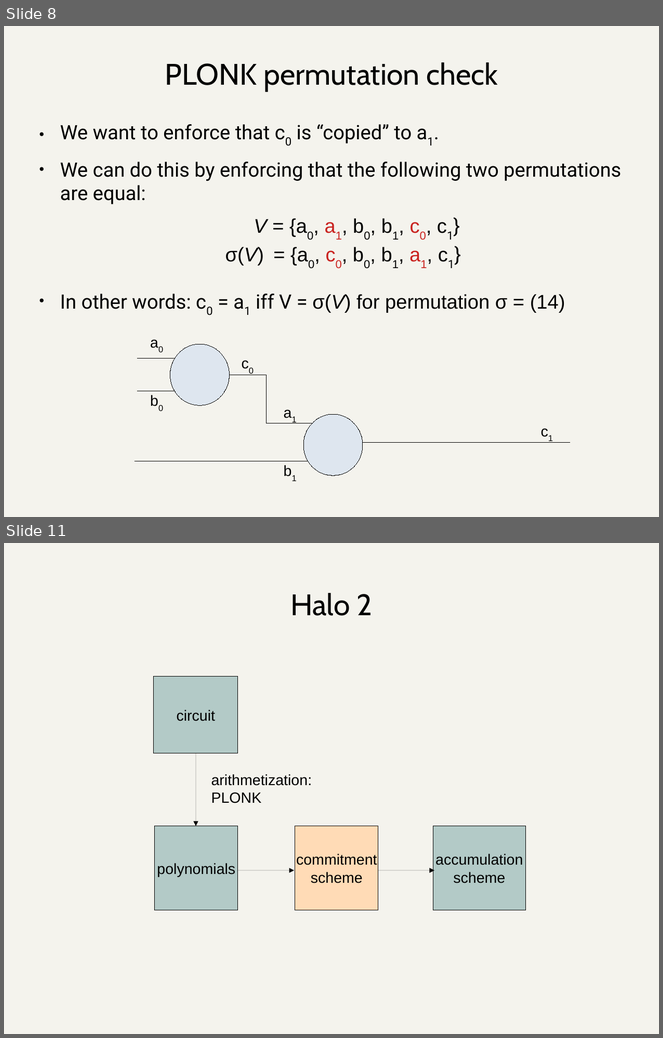
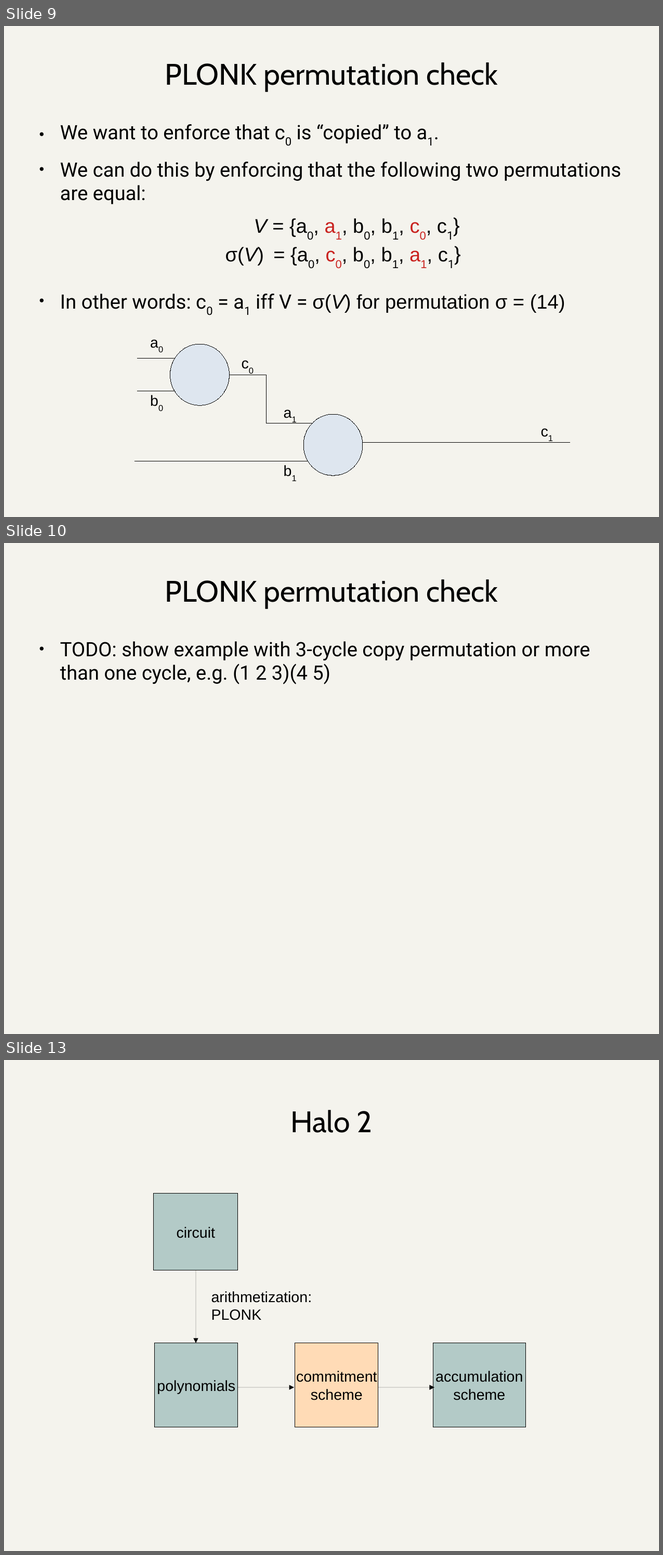
Before and after one commit to daira/halographs, a slide deck: deepdive.odp. Shown one above the other, each under a label of ours: slides 8 and 11 before the commit, slides 9, 10 and 13 after it; the slides between them are not shown. The pictures are 663x1038 and 663x1555 pixels, drawn with LibreOffice and Linux fonts; fonts in the diff are those of the drawing. Boxes give left, top, right and bottom in pixels: in the first picture for what was removed or moved away, otherwise in the second. Text is boxed around its words. In the diff, an @@ line names an element or a change of style, - is before the commit and + after.

```diff
--- a/deepdive.odp
+++ b/deepdive.odp
@@ slide 10 added at box(4, 543, 659, 1034), background #F4F3ED @@
@@ title added at box(165, 579, 499, 609), 36 pt, text #000000 @@
+PLONK permutation check
@@ text added at box(60, 641, 591, 684), 24 pt, text #000000 @@
+● TODO: show example with 3-cycle copy permutation or more than one cycle, e.g. (1 2 3)(4 5)
@@ what was slide 8 is now slide 9 @@
@@ what was slide 11 is now slide 13 @@
```
Also in this commit, not shown: 4 slides changed, 1 other slide added, 1 other file.
